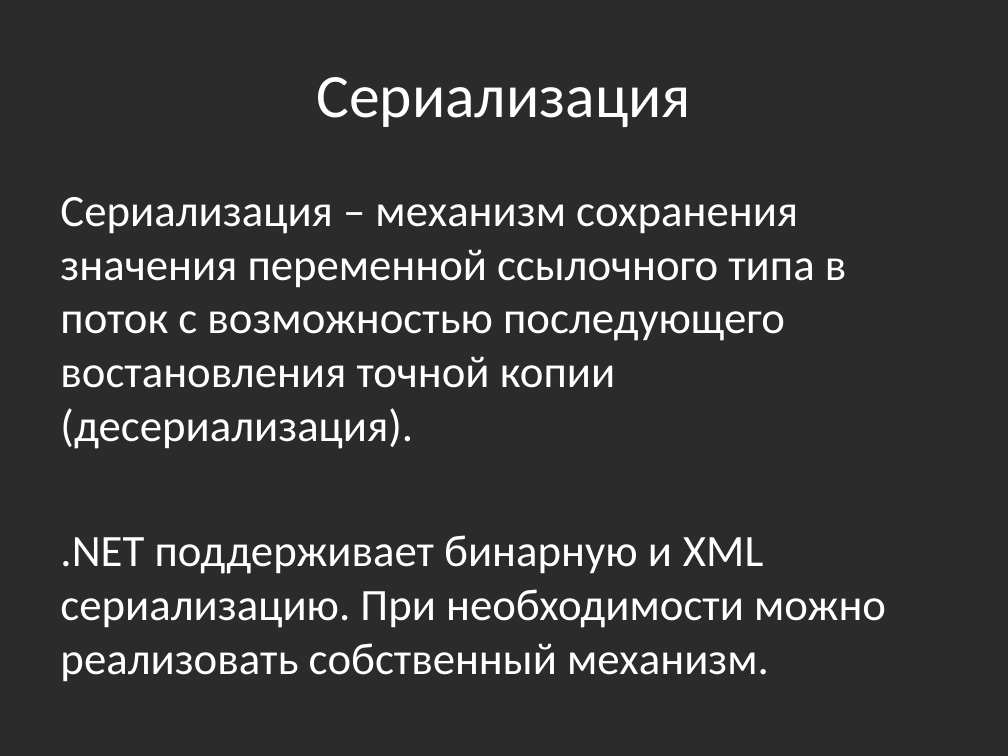
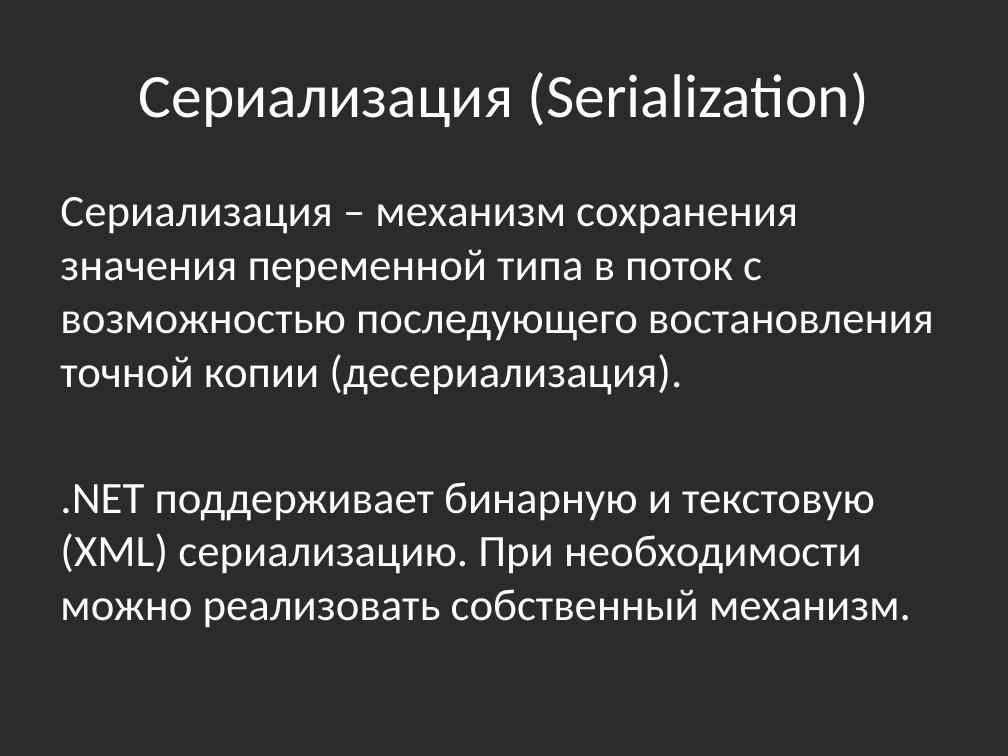
Before and after one commit to bazile/Training, a slide deck: slide 21 of Presentation/lesson-04-io.pptx (slide 20 before the commit). Drawn at 1008x756 pixels with LibreOffice and Linux fonts; fonts in the diff are those of the drawing; background and template pictures are left out; a plain dark background stands for a picture behind light text. Boxes give left, top, right and bottom in pixels: in the first picture for what was removed or moved away, otherwise in the second. Text is boxed around its words. In the diff, an @@ line names an element or a change of style, - is before the commit and + after.

Commit message:
IO presentation update

```diff
--- a/Presentation/lesson-04-io.pptx
+++ b/Presentation/lesson-04-io.pptx
@@ title at [139, 72, 869, 127]: text changed @@
-Сериализация
+Сериализация (Serialization)
@@ text at [60, 197, 934, 628]: text changed @@
-Сериализация – механизм сохранения значения переменной ссылочного типа в поток с возможностью последующего востановления точной копии (десериализация).
-.NET поддерживает бинарную и XML сериализацию. При необходимости можно реализовать собственный механизм.
+Сериализация – механизм сохранения значения переменной типа в поток с возможностью последующего востановления точной копии (десериализация).
+.NET поддерживает бинарную и текстовую (XML) сериализацию. При необходимости можно реализовать собственный механизм.
```
Also in this commit, not shown: 1 other slide changed, 1 slide added.
